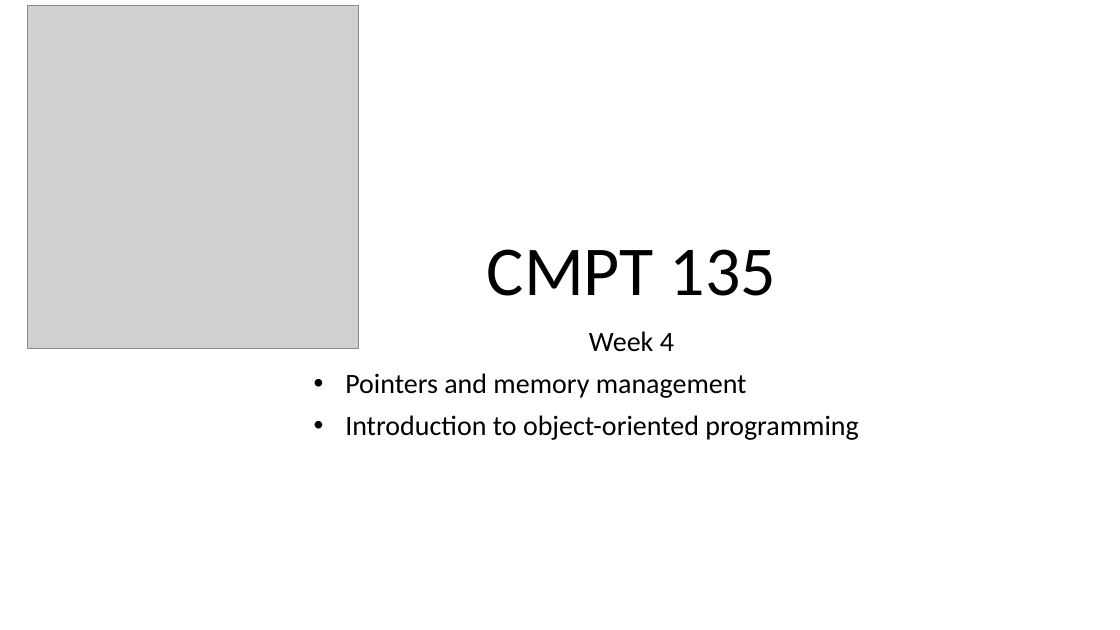
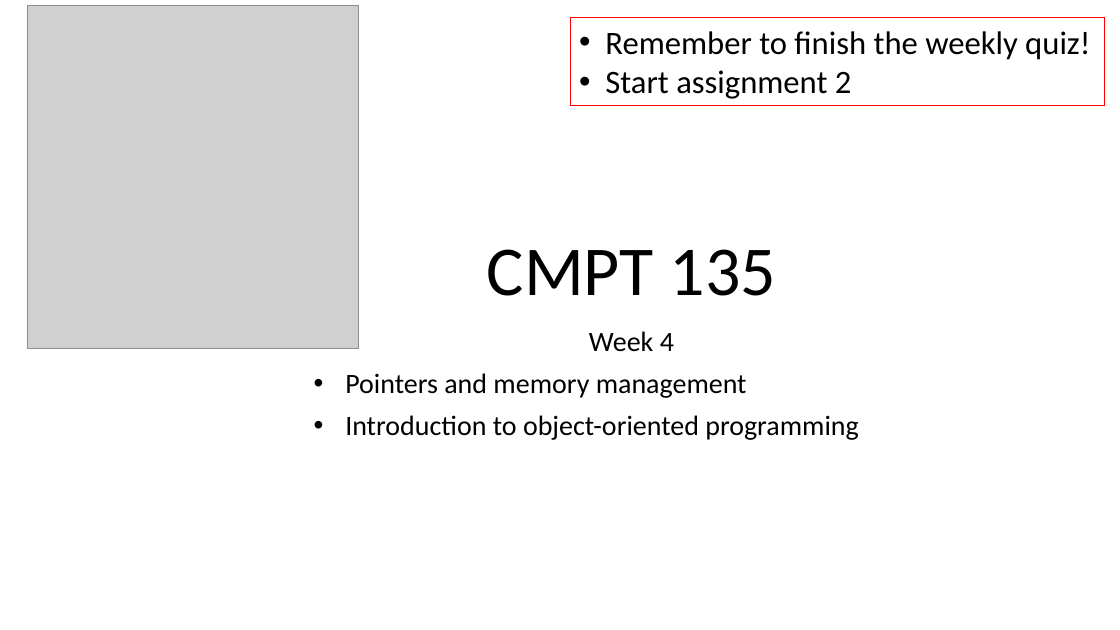
Before and after one commit to tjd1234/cmpt135spring2024, a slide deck: slide 1 of sample_code/week4/week4_cmpt135.pptx. Drawn at 1120x630 pixels with LibreOffice and Linux fonts; fonts in the diff are those of the drawing; grey boxes stand for pictures. Boxes give left, top, right and bottom in pixels: in the first picture for what was removed or moved away, otherwise in the second. Text is boxed around its words. In the diff, an @@ line names an element or a change of style, - is before the commit and + after.

```diff
--- a/sample_code/week4/week4_cmpt135.pptx
+++ b/sample_code/week4/week4_cmpt135.pptx
@@ rectangle added at (571, 18, 1106, 105), outline #FF0000 0.75 pt, 28 pt, text #000000 @@
+• Remember to finish the weekly quiz!
+• Start assignment 2
```
Also in this commit, not shown: 19 other slides changed, 7 slides added, 1 slide removed, 1 other file.
